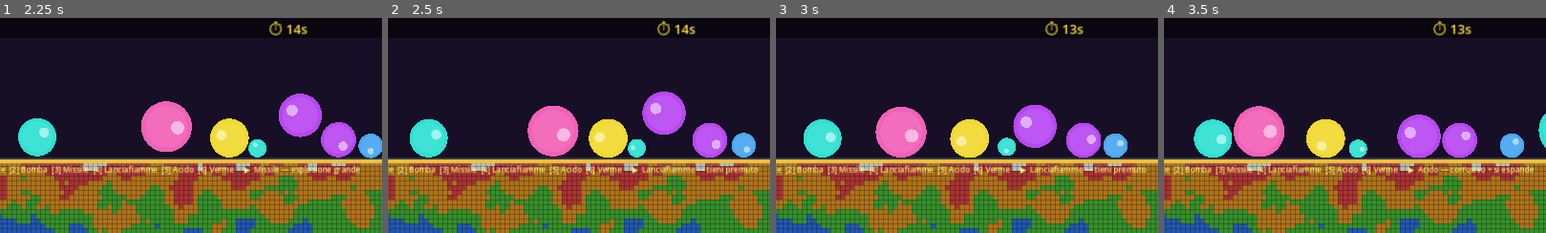
Above: before the commit, frames 1-4 (left to right).
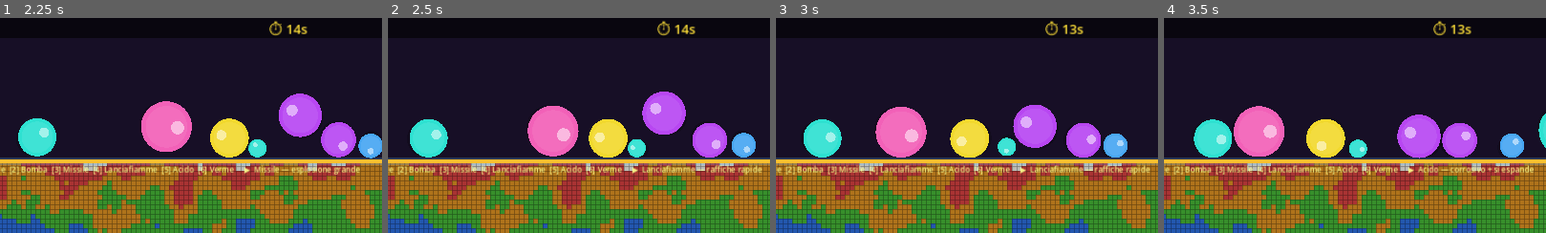
Above: after the commit, the same moments.

Repository: tanapox/TravelCalculator
Game: Godot game, scene res://scenes/Main.tscn
Two runs of this game, one before a commit and one after it. Both use one fixed random seed, a clock stepped at 60 frames per second and the inputs below.
Inputs (mouse positions are % of the whole screen's width and height, from its top left):
- Up to frame 1 (2.25 s): tap Enter at 0.5 s; move the mouse to (72, 45) at 0.52 s; tap 1 at 0.6 s; click (72, 45) at 0.67 s; tap 2 at 0.8, 1.35 s; move the mouse to (30, 55) at 1.27 s; click (30, 55) at 1.42 s; tap 3 at 1.55, 2.1 s; move the mouse to (60, 28) at 2.02 s; click (60, 28) at 2.17 s
- Up to frame 2 (2.5 s): tap 4 at 2.3 s
- Up to frame 3 (3 s): move the mouse to (45, 70) at 2.77 s; tap 4 at 2.85 s; click (45, 70) at 2.92 s
- Up to frame 4 (3.5 s): tap 5 at 3.05 s
The pictures show only the part of the screen within x 12-62%, y 0-50%; the shares and areas given below are measured in that part.

Frame 1 is identical in both runs. In frame 2, 0.3% of the frame differs, in the area x 83-98%, y 68-73%; in frame 3, 0.3%; in frame 4, nothing differs.

Commit message:
Turret system: click panel to place weapon, fires automatically
Replaced one-shot-per-click with a placed turret mechanic.
Each click on a side panel places a weapon emitter at that Y position;
the emitter fires continuously at the weapon's own rate (from the WEAPONS
dict) without further player input.

- Added `rate` (fire interval in seconds) and `arc_h` (parabola height)
  to every weapon entry: Bullet 25px arc/1.2s, Bomb 110px/3s, Missile
  70px/4s, Flamethrower 12px/0.12s rapid, Acid 90px/1.8s, Worm 40px/5s
- Placed weapons drawn as glowing circles on the launcher panel
- Removed old _flame_on / _flame_timer / _launch_flame_shot system
- reinit() and stop_firing() clear placed weapons and call queue_redraw

Co-Authored-By: Claude Sonnet 4.6 <noreply@anthropic.com>
Claude-Session: https://claude.ai/code/session_01QzGJouKABdY15psrR5EvZo

Diff:
--- a/scripts/DestructibleArea.gd
+++ b/scripts/DestructibleArea.gd
@@ -31,12 +31,12 @@
 enum Weapon { BULLET, BOMB, MISSILE, FLAMETHROWER, ACID, WORM }
 
 const WEAPONS: Dictionary = {
-	Weapon.BULLET:       {key=KEY_1, name="Proiettile",    color=Color(1.0, 1.0, 0.3),  proj_r=4.0,  impact_r= 0.0, dmg=9999.0, speed=2.5, desc="distrugge 1 cella"},
-	Weapon.BOMB:         {key=KEY_2, name="Bomba",         color=Color(1.0, 0.45, 0.1), proj_r=8.0,  impact_r=42.0, dmg= 180.0, speed=1.4, desc="esplosione media"},
-	Weapon.MISSILE:      {key=KEY_3, name="Missile",       color=Color(0.9, 0.9,  0.9), proj_r=6.0,  impact_r=85.0, dmg= 260.0, speed=1.8, desc="esplosione grande"},
-	Weapon.FLAMETHROWER: {key=KEY_4, name="Lanciafiamme",  color=Color(1.0, 0.55, 0.0), proj_r=5.0,  impact_r=20.0, dmg=  40.0, speed=3.2, desc="tieni premuto"},
-	Weapon.ACID:         {key=KEY_5, name="Acido",         color=Color(0.3, 1.0,  0.2), proj_r=6.0,  impact_r=14.0, dmg=   0.0, speed=1.2, desc="corrosivo + si espande"},
-	Weapon.WORM:         {key=KEY_6, name="Verme",         color=Color(0.85, 0.5, 0.1), proj_r=7.0,  impact_r= 0.0, dmg=   0.0, speed=1.0, desc="mangia il terreno a caso"},
+	Weapon.BULLET:       {key=KEY_1, name="Proiettile",    color=Color(1.0, 1.0, 0.3),  proj_r=5.0,  impact_r= 0.0, dmg=9999.0, speed=2.8, rate=1.2,  arc_h=25.0,  desc="distrugge 1 cella"},
+	Weapon.BOMB:         {key=KEY_2, name="Bomba",         color=Color(1.0, 0.45, 0.1), proj_r=9.0,  impact_r=42.0, dmg= 180.0, speed=1.2, rate=3.0,  arc_h=110.0, desc="esplosione media"},
+	Weapon.MISSILE:      {key=KEY_3, name="Missile",       color=Color(0.9, 0.9,  0.9), proj_r=7.0,  impact_r=85.0, dmg= 260.0, speed=1.6, rate=4.0,  arc_h=70.0,  desc="esplosione grande"},
+	Weapon.FLAMETHROWER: {key=KEY_4, name="Lanciafiamme",  color=Color(1.0, 0.55, 0.0), proj_r=5.0,  impact_r=20.0, dmg=  40.0, speed=3.5, rate=0.12, arc_h=12.0,  desc="raffiche rapide"},
+	Weapon.ACID:         {key=KEY_5, name="Acido",         color=Color(0.3, 1.0,  0.2), proj_r=6.0,  impact_r=14.0, dmg=   0.0, speed=1.2, rate=1.8,  arc_h=90.0,  desc="corrosivo + si espande"},
+	Weapon.WORM:         {key=KEY_6, name="Verme",         color=Color(0.85, 0.5, 0.1), proj_r=7.0,  impact_r= 0.0, dmg=   0.0, speed=1.0, rate=5.0,  arc_h=40.0,  desc="mangia il terreno a caso"},
 }
 
 # ── Inner overlay node ────────────────────────────────────────────────────────
@@ -96,8 +96,7 @@
 var _acid_cells:  Dictionary = {}
 var _vfx:         Array = []
 
-var _flame_on:    bool  = false
-var _flame_timer: float = 0.0
+var _placed_weapons: Array = []
 
 var _label: Label
 
@@ -253,7 +252,9 @@
 	_projectiles.clear()
 	_acid_cells.clear()
 	_vfx.clear()
+	_placed_weapons.clear()
 	init_noise()
+	queue_redraw()
 
 func _set_mat(col: int, row: int, pal: int) -> void:
 	pal = clampi(pal, 0, PALETTE.size() - 1)
@@ -287,6 +288,14 @@
 func _draw() -> void:
 	_draw_launcher_panel(LEFT_LAUNCHER,  Rect2(0,              0, LAUNCHER_W, AREA_H), true)
 	_draw_launcher_panel(RIGHT_LAUNCHER, Rect2(AREA_W - LAUNCHER_W, 0, LAUNCHER_W, AREA_H), false)
+	for pw in _placed_weapons:
+		var cx: float  = float(LAUNCHER_W) * 0.5 if not pw.from_right \
+		                 else float(AREA_W) - float(LAUNCHER_W) * 0.5
+		var cy: float  = float(pw.panel_y)
+		var col: Color = WEAPONS[pw.weapon].color
+		draw_circle(Vector2(cx, cy), 16.0, col.darkened(0.5))
+		draw_circle(Vector2(cx, cy), 11.0, col)
+		draw_circle(Vector2(cx, cy), 5.0,  col.lightened(0.6))
 
 func _draw_launcher_panel(center: Vector2, rect: Rect2, faces_right: bool) -> void:
 	draw_rect(rect, Color(0.13, 0.13, 0.16))
@@ -323,12 +332,11 @@
 		need_overlay = true
 	_projectiles = _projectiles.filter(func(p): return not p.get("done", false))
 
-	if _flame_on:
-		_flame_timer += delta
-		var fi := GameState.flame_interval()
-		while _flame_timer >= fi:
-			_flame_timer -= fi
-			_launch_flame_shot()
+	for pw in _placed_weapons:
+		pw.timer -= delta
+		if pw.timer <= 0.0:
+			pw.timer += float(WEAPONS[pw.weapon].rate)
+			_launch_from_panel(float(pw.panel_y), bool(pw.from_right), pw.weapon)
 		need_overlay = true
 
 	for worm in _worms:
@@ -392,35 +400,29 @@
 				queue_redraw()
 				return
 
-	if event is InputEventMouseButton and event.button_index == MOUSE_BUTTON_LEFT:
+	if event is InputEventMouseButton and event.button_index == MOUSE_BUTTON_LEFT and event.pressed:
 		var local: Vector2 = (event as InputEventMouse).position - position
 		var in_left_panel  := local.y >= 0.0 and local.y < float(AREA_H) \
 		                      and local.x >= 0.0 and local.x < float(LAUNCHER_W)
 		var in_right_panel := local.y >= 0.0 and local.y < float(AREA_H) \
 		                      and local.x >= float(AREA_W - LAUNCHER_W) and local.x < float(AREA_W)
-		if event.pressed and (in_left_panel or in_right_panel):
+		if in_left_panel or in_right_panel:
 			if shots_available <= 0:
 				return
 			shots_available -= 1
 			weapon_fired.emit()
-			if current_weapon == Weapon.FLAMETHROWER:
-				_flame_on = true; _flame_timer = 0.0
-			else:
-				_launch_from_panel(local.y, in_right_panel, current_weapon)
-		if not event.pressed:
-			_flame_on = false
-
-	if event is InputEventMouseMotion and _flame_on:
-		var local: Vector2 = (event as InputEventMouse).position - position
-		var still_in_panel := (local.y >= 0.0 and local.y < float(AREA_H)) and \
-		                      ((local.x >= 0.0 and local.x < float(LAUNCHER_W)) or \
-		                       (local.x >= float(AREA_W - LAUNCHER_W) and local.x < float(AREA_W)))
-		if not still_in_panel:
-			_flame_on = false
+			_placed_weapons.append({
+				"panel_y":    local.y,
+				"from_right": in_right_panel,
+				"weapon":     current_weapon,
+				"timer":      0.0,
+			})
+			queue_redraw()
 
 func stop_firing() -> void:
-	_flame_on       = false
+	_placed_weapons.clear()
 	shots_available = 0
+	queue_redraw()
 
 # ── Lancio ────────────────────────────────────────────────────────────────────
 
@@ -457,19 +459,11 @@
 	_projectiles.append({
 		"start":  launcher,
 		"target": target,
-		"arc_h":  35.0,
+		"arc_h":  float(WEAPONS[weapon].arc_h),
 		"t":      0.0,
 		"speed":  spd,
 		"weapon": weapon,
 	})
-
-func _launch_flame_shot() -> void:
-	var mp: Vector2 = get_viewport().get_mouse_position() - position
-	var in_left  := mp.y >= 0.0 and mp.y < float(AREA_H) and mp.x >= 0.0 and mp.x < float(LAUNCHER_W)
-	var in_right := mp.y >= 0.0 and mp.y < float(AREA_H) and mp.x >= float(AREA_W - LAUNCHER_W) and mp.x < float(AREA_W)
-	if not (in_left or in_right):
-		_flame_on = false; return
-	_launch_from_panel(mp.y + randf_range(-12.0, 12.0), in_right, Weapon.FLAMETHROWER)
 
 func _proj_pos(proj: Dictionary) -> Vector2:
 	return _proj_pos_at(proj, proj.t)
